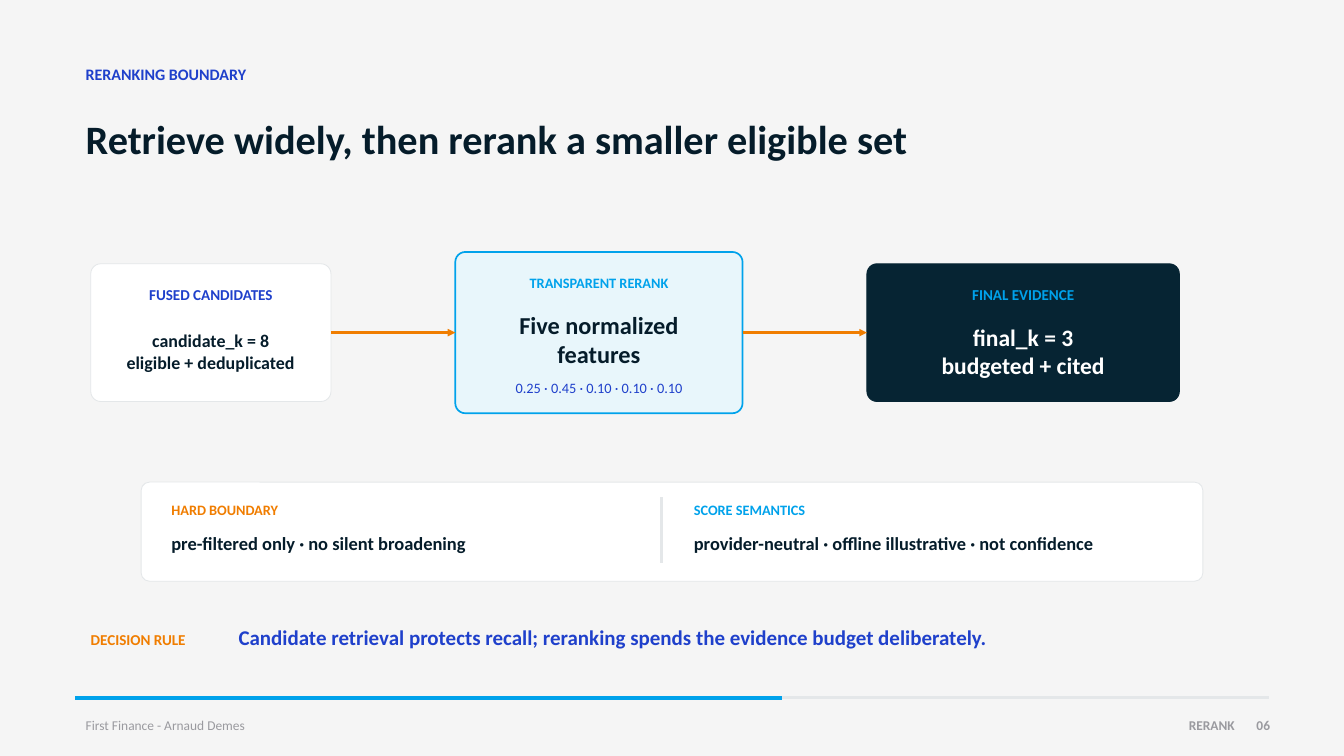
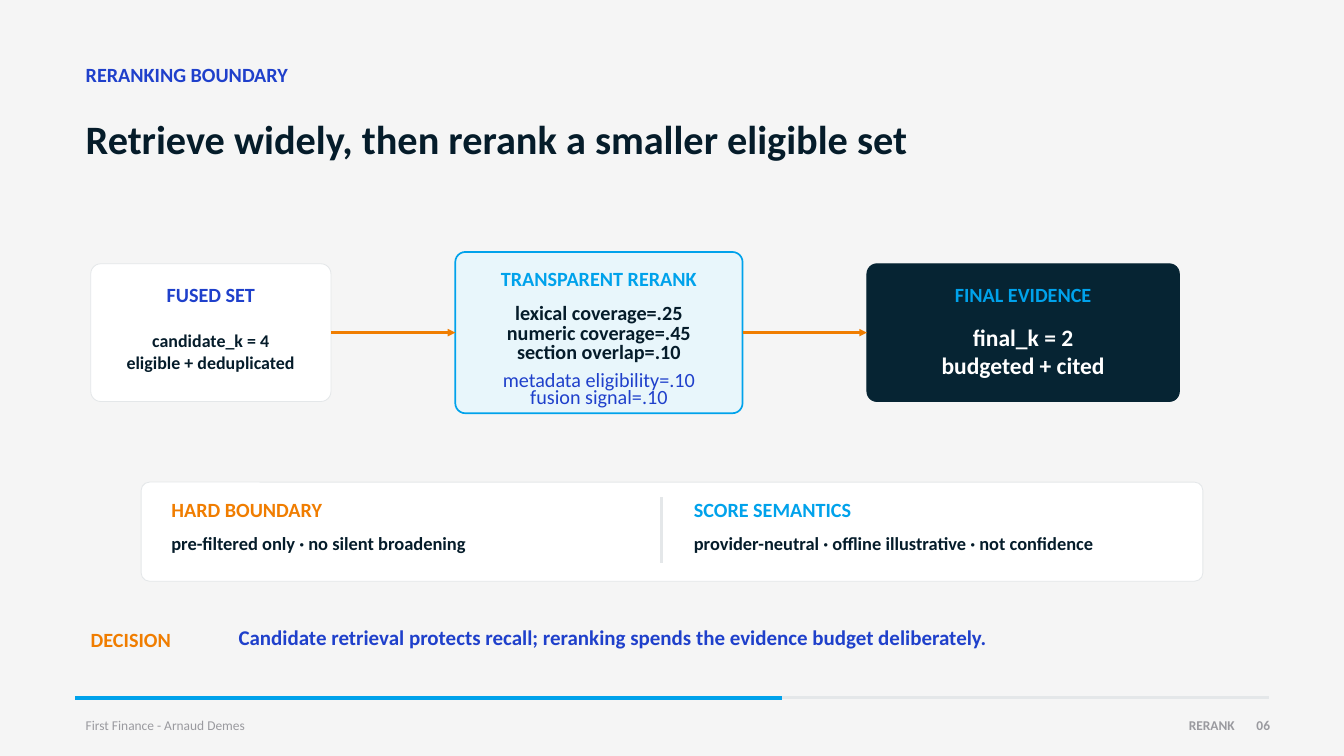
Before and after one commit to Nonocho/finai-academy, a slide deck: slide 6 of decks/06-hybrid-retrieval.pptx. Drawn at 1344x756 pixels with LibreOffice and Linux fonts; fonts in the diff are those of the drawing. Boxes give left, top, right and bottom in pixels: in the first picture for what was removed or moved away, otherwise in the second. Text is boxed around its words. In the diff, an @@ line names an element or a change of style, - is before the commit and + after.

Commit message:
fix: align hybrid retrieval deck with notebook

```diff
--- a/decks/06-hybrid-retrieval.pptx
+++ b/decks/06-hybrid-retrieval.pptx
@@ text "RERANKING BOUNDARY" at (x1=86, y1=68, x2=288, y2=82): size 14.2 to 18 pt @@
@@ size 12.8 to 18 pt in 3 elements at (x1=171, y1=503, x2=322, y2=517), (x1=694, y1=503, x2=851, y2=517), (x1=501, y1=272, x2=697, y2=286) @@
@@ text "TRANSPARENT RERANK" moved from (x1=530, y1=278, x2=668, y2=288) to (x1=501, y1=272, x2=697, y2=286) @@
@@ text at (x1=167, y1=288, x2=255, y2=302): text changed; size 13.5 to 18 pt @@
-FUSED CANDIDATES
+FUSED SET
@@ text "FINAL EVIDENCE" at (x1=955, y1=289, x2=1091, y2=302): size 13.5 to 18 pt @@
@@ text at (x1=507, y1=306, x2=691, y2=362): text changed; size 21.8 to 18 pt @@
-Five normalized
-features
+lexical coverage=.25
+numeric coverage=.45
+section overlap=.10
@@ text at (x1=973, y1=329, x2=1073, y2=350): text changed @@
-final_k = 3
+final_k = 2
@@ text at (x1=152, y1=334, x2=269, y2=350): text changed @@
-candidate_k = 8
+candidate_k = 4
@@ text at (x1=503, y1=373, x2=695, y2=408): text changed; size 12.8 to 18 pt @@
-0.25 · 0.45 · 0.10 · 0.10 · 0.10
+metadata eligibility=.10
+fusion signal=.10
@@ text at (x1=91, y1=633, x2=171, y2=647): text changed; size 13.5 to 18 pt @@
-DECISION RULE
+DECISION
```
Also in this commit, not shown: 5 other slides changed.
